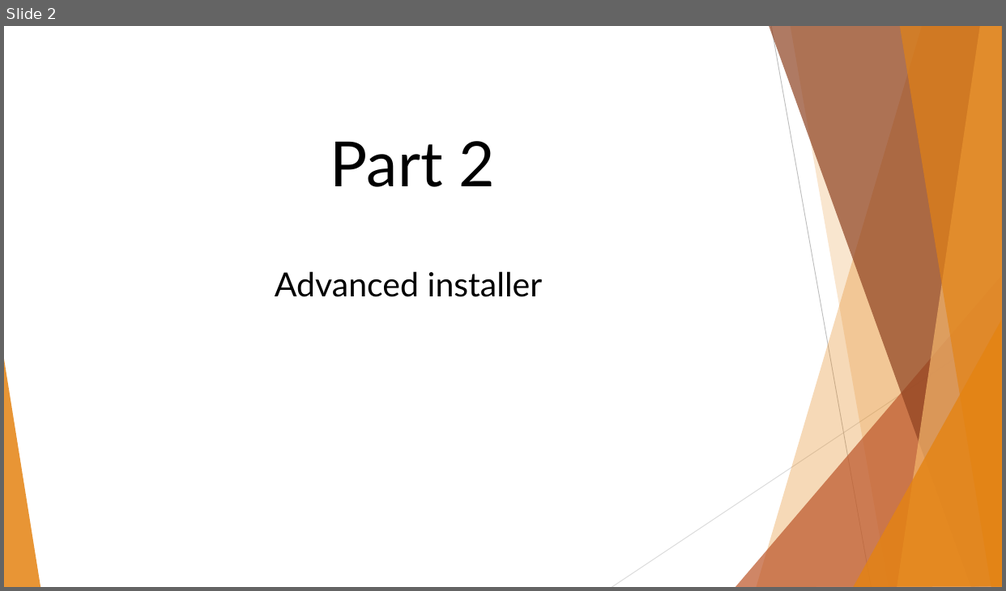
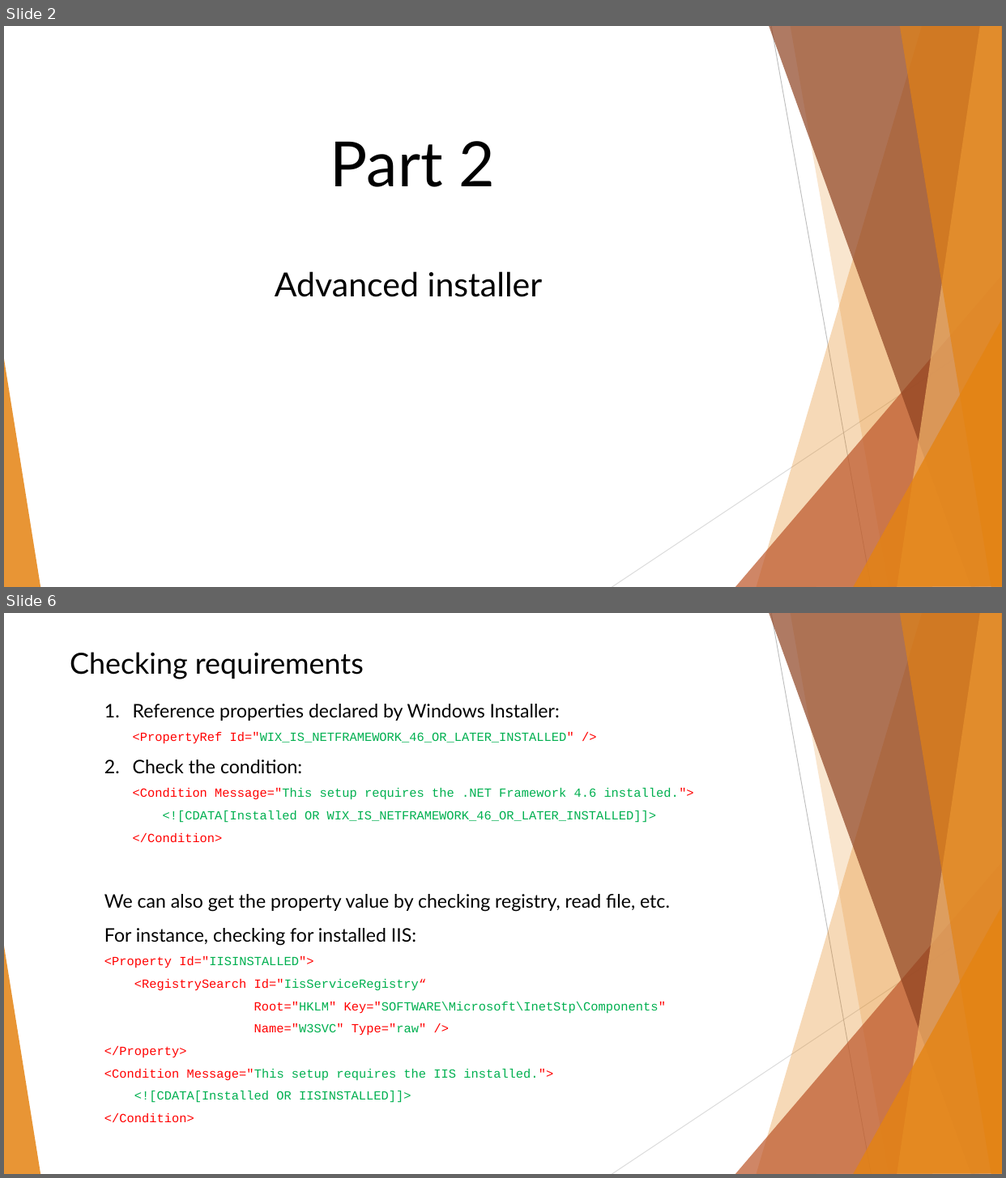
Before and after one commit to BinaryStudioAcademy/WixGettingStartedCourse, a slide deck: Part 2/WiX Part 2.pptx. Shown one above the other, each under a label of ours: slide 2 before the commit, slides 2 and 6 after it; the slides between them are not shown. The pictures are 1006x591 and 1006x1178 pixels, drawn with LibreOffice and Linux fonts; fonts in the diff are those of the drawing. Boxes give left, top, right and bottom in pixels: in the first picture for what was removed or moved away, otherwise in the second. Text is boxed around its words. In the diff, an @@ line names an element or a change of style, - is before the commit and + after.

```diff
--- a/Part 2/WiX Part 2.pptx
+++ b/Part 2/WiX Part 2.pptx
@@ slide 6 added at box(4, 613, 1002, 1174), background #FFFFFF; not listed: 10 template elements that a slide beside it also shows @@
@@ text added at box(70, 652, 364, 679), 28 pt, text #000000 @@
+Checking requirements
@@ text added at box(104, 704, 694, 1122), 12 pt, text #00B050 @@
+1. Reference properties declared by Windows Installer:
+   <PropertyRef Id="WIX_IS_NETFRAMEWORK_46_OR_LATER_INSTALLED" />
+2. Check the condition:
+   <Condition Message="This setup requires the .NET Framework 4.6 installed.">
+   <![CDATA[Installed OR WIX_IS_NETFRAMEWORK_46_OR_LATER_INSTALLED]]>
+   </Condition>
+We can also get the property value by checking registry, read file, etc.
+For instance, checking for installed IIS:
+<Property Id="IISINSTALLED">
+<RegistrySearch Id="IisServiceRegistry“
+Root="HKLM" Key="SOFTWARE\Microsoft\InetStp\Components"
+Name="W3SVC" Type="raw" />
+</Property>
+<Condition Message="This setup requires the IIS installed.">
+<![CDATA[Installed OR IISINSTALLED]]>
+</Condition>
```
Also in this commit, not shown: 3 slides changed, 3 other slides added, 3 other files.
